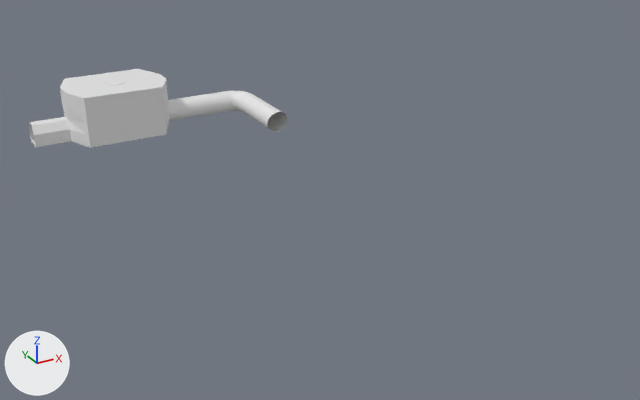
The Blender file DescentRemake/Assets/LevelAssets/levelLM.blend: old version first, new version second.
Rendered twice from a 50 mm camera at (-35.3, -128.5, 44.7) aimed at (17.0, -33.4, -2.9). Lighting does not change. The marker at lower left points along +X, +Y and +Z.
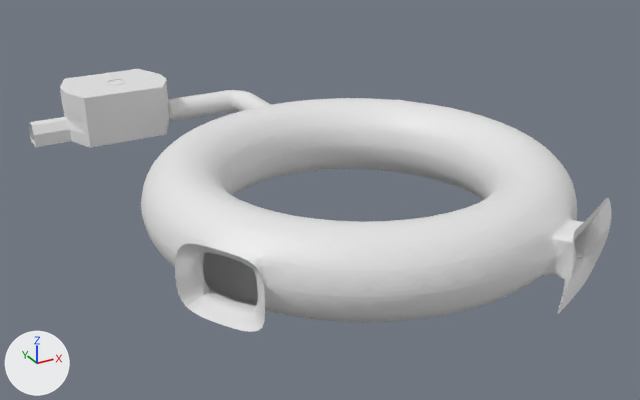
What changed in the scene script:
```text
Change me_mesh_005:
    used by ob_nurbspath_002; location = (11.3, 0.3, 1.4); scale = (1.64, 1.64, 1.64)
    remove me_mesh_005.from_pydata(...)  # 8066 vertices, 8016 faces; spans x -2.0..6.89, y -8.31..1.0, z -1.0..1.0
    add me_mesh_005.from_pydata(...)  # 6290 vertices, 6240 faces; spans x -6.5..8.38, y -8.75..6.57, z -2.3..2.35
    me_mesh_005 part 1: 8066 vertices removed from x -2.0..6.89, y -8.31..1.0, z -1.0..1.0; 6290 vertices added at x -6.5..8.38, y -8.75..6.57, z -2.3..2.35
Add me_torus:
    me_torus.from_pydata(...)  # 763 vertices, 709 faces; spans x -1.31..1.25, y -1.37..1.33, z -0.29..0.25
Change ob_nurbspath_002:
    ob_nurbspath_002.scale: (1.64, 1.64, 1.64) -> (1.0, 1.0, 1.0)
    ob_nurbspath_002.location: (11.3, 0.3, 1.4) -> (14.2, -4.0, 1.4)
Add ob_torus:
    ob_torus = bpy.data.objects.new('Torus', me_torus)
    ob_torus.location = (18.9, -39.8, 0.5)
    ob_torus.scale = (21.8, 21.8, 21.8)
    _m = ob_torus.modifiers.new('Triangulate', 'TRIANGULATE')
    _m = ob_torus.modifiers.new('Subsurf', 'SUBSURF')
```

Where the change shows, as pixel boxes [x1, y1, x2, y2] in the pictures (640 x 400 px):
'Torus', added
    after: [141, 98, 611, 332]
'NurbsPath.002', reshaped, moved, rescaled
    before: [168, 91, 287, 132]
    after: [168, 90, 271, 125]
'Torus.001', unchanged, covered by the edit
    before: [29, 69, 170, 148]
'room1walls', unchanged, uncovered by the edit
    after: [84, 87, 166, 148]
'room1ceiling', unchanged, uncovered by the edit
    after: [60, 69, 166, 98]
